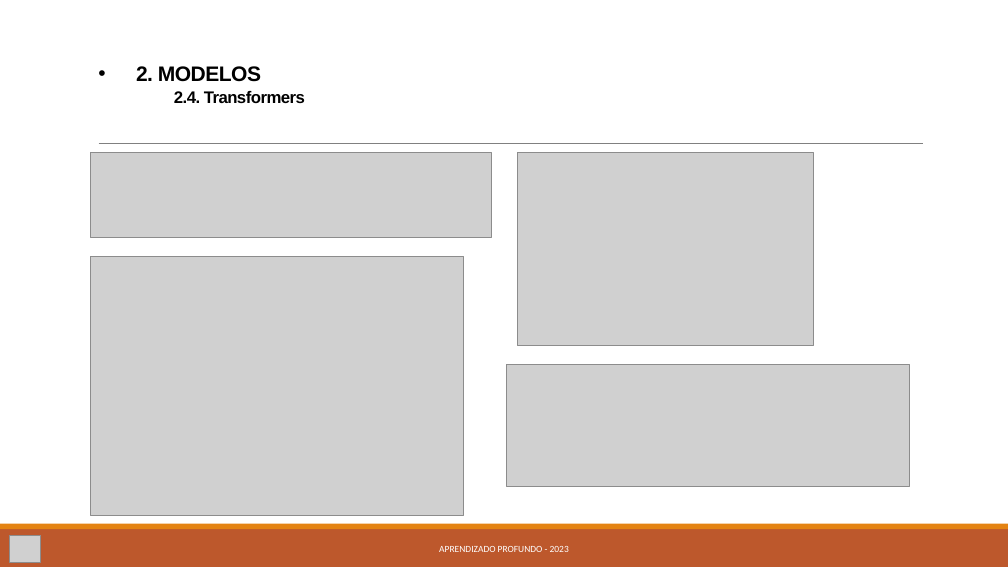
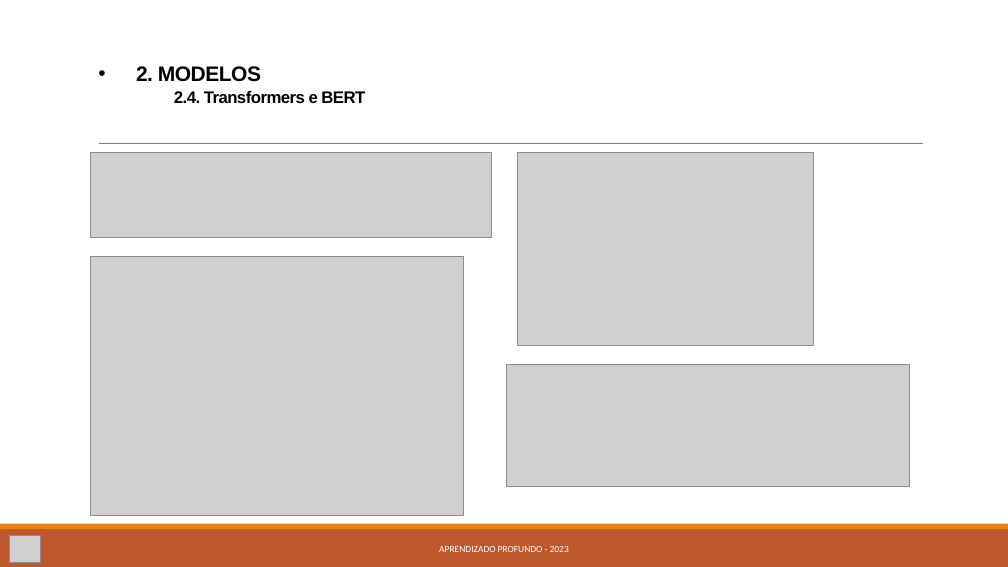
Before and after one commit to kevinsrq/data_augmentation, a slide deck: slide 8 of Apresentação.pptx. Drawn at 1008x567 pixels with LibreOffice and Linux fonts; fonts in the diff are those of the drawing; grey boxes stand for pictures. Boxes give left, top, right and bottom in pixels: in the first picture for what was removed or moved away, otherwise in the second. Text is boxed around its words. In the diff, an @@ line names an element or a change of style, - is before the commit and + after.

```diff
--- a/Apresentação.pptx
+++ b/Apresentação.pptx
@@ title at [136, 66, 365, 103]: text changed @@
-• 2. MODELOS
-  2.4. Transformers
+• 2. MODELOS
+  2.4. Transformers e BERT
```
Also in this commit, not shown: 10 other slides changed, 5 slides added.
